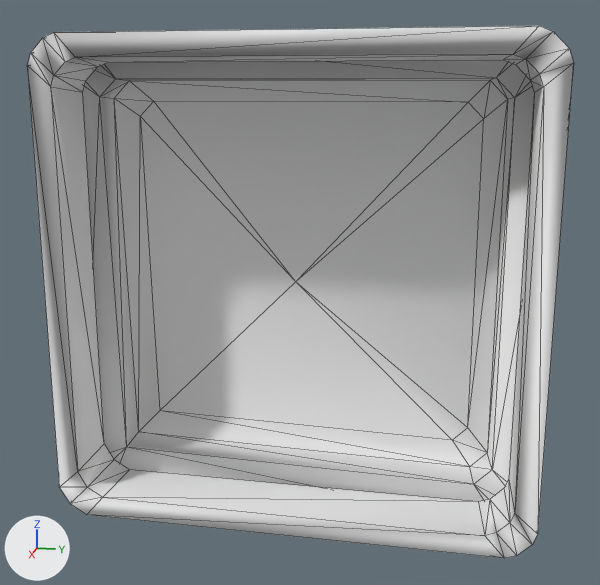
Renders of the Blender file Unity/AssetSources/probe_launcher_screen.blend from each side of a commit.
The view is the same before and after, from a 50 mm lens placed at (0.64, 0.143, 0.17), pointed at (-0.122, -0.01, -0.02). The axes (+X, +Y, +Z) are drawn at lower left. The lights are the same throughout. Mesh edges are drawn as thin lines.

The older version as bpy lines, for what is in view:
```python
me_probescreen = bpy.data.meshes.new('ProbeScreen')
me_probescreen.from_pydata(...)  # 82 vertices, 147 faces; spans x -0.093..0.038, y -0.239..0.222, z -0.224..0.239
ob_probescreen = bpy.data.objects.new('ProbeScreen', me_probescreen)
ob_probescreen.location = (-0.096, -0.004, -0.005)
ob_probescreen.rotation_euler = (1.571, 0.0, 0.0)  # degrees (90, 0, 0)
```
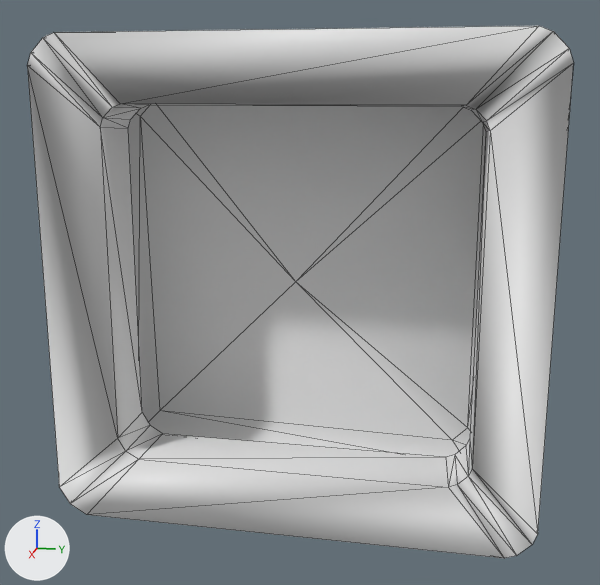
Where the change shows, as pixel boxes (x1, y1, x2, y2) in the pictures (600 x 585 px; the box of a moved part takes in the faces that stretch with it):
part 1 of me_probescreen, moved or reshaped
    both: (27, 26, 574, 558)

Patch to the scene script:
```diff
--- a/Unity/AssetSources/probe_launcher_screen.blend.py
+++ b/Unity/AssetSources/probe_launcher_screen.blend.py
@@ me_probescreen @@
 me_probescreen.from_pydata(...)  # 82 vertices, 147 faces; spans x -0.093..0.038, y -0.239..0.222, z -0.224..0.239
 # used by ob_probescreen; location = (-0.096, -0.004, -0.005); rotation_euler = (1.571, 0.0, 0.0), in degrees (90, 0, 0)
+# me_probescreen part 1: all 30 vertices in x -0.022..0.038, y -0.218..0.201, z -0.203..0.216 are scaled about their middle by (1, 0.8, 0.8), then moved by (0.0, 0.003, -0.003)
```
